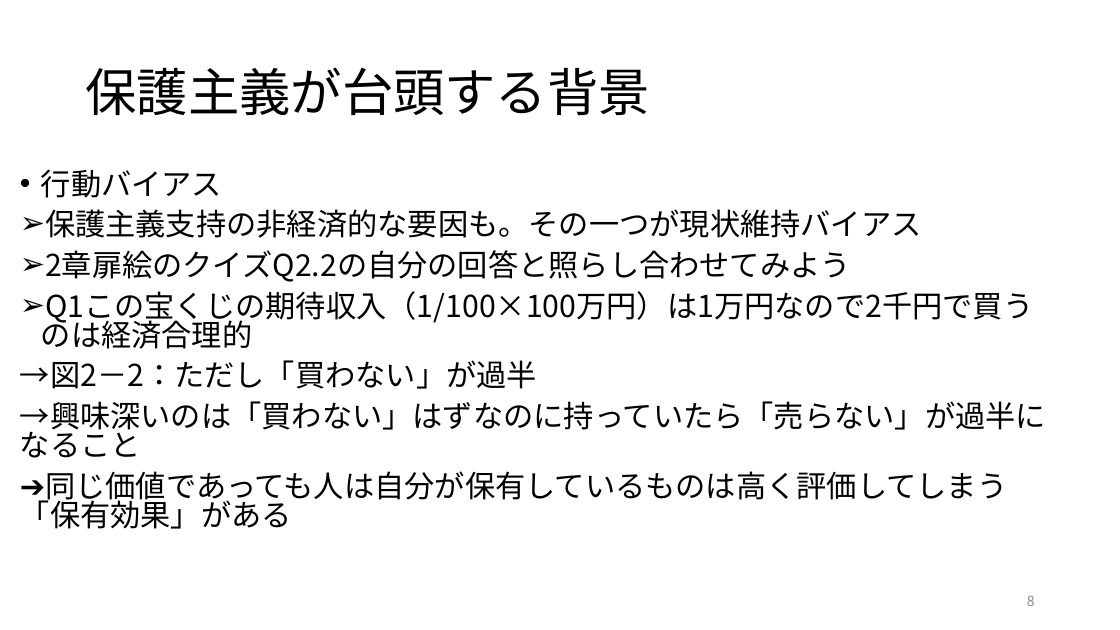
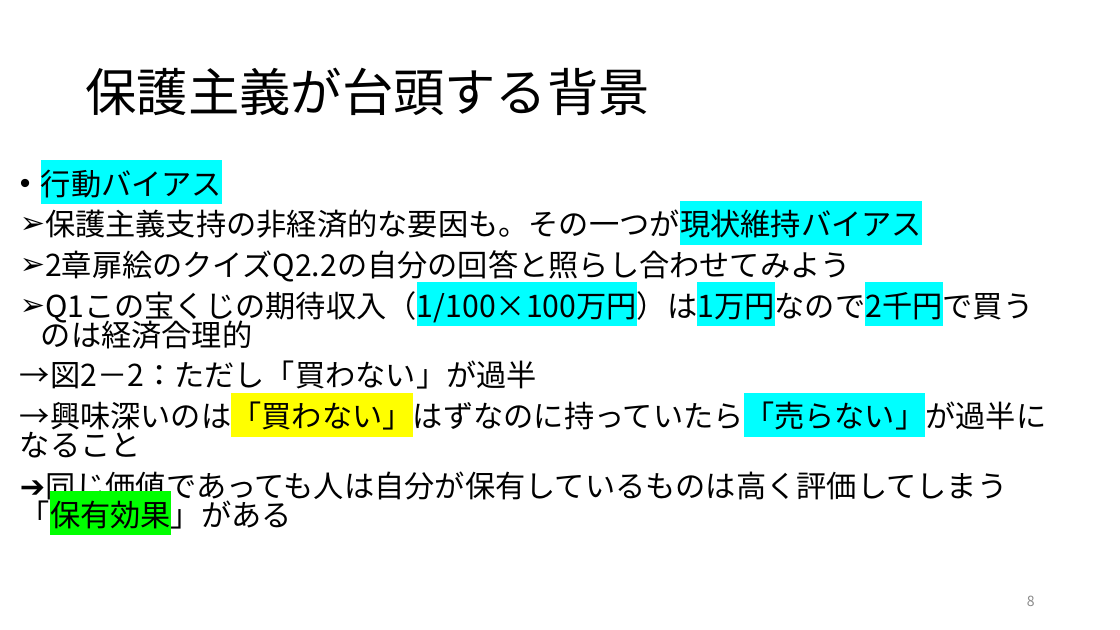
Before and after one commit to ayumu-tanaka/mof2026, a slide deck: slide 8 of slides/02.pptx. Drawn at 1120x630 pixels with LibreOffice and Linux fonts; fonts in the diff are those of the drawing. Boxes give left, top, right and bottom in pixels: in the first picture for what was removed or moved away, otherwise in the second. Text is boxed around its words. In the diff, an @@ line names an element or a change of style, - is before the commit and + after.

```diff
--- a/slides/02.pptx
+++ b/slides/02.pptx
@@ text at bbox=[20, 169, 1047, 534]: highlight none to #00FFFF in "行動バイアス", "保護主義支持の非経済的な要因も。その一つが現状維持バイアス", "Q1この宝くじの期待収入（1/100×100万円）は1万円なので2千円で買うのは経済合理的", "→興味深いのは「買わない」はずなのに持っていたら「売らない」が過半になること"; highlight none to #FFFF00 in "→興味深いのは「買わない」はずなのに持っていたら「売らない」が過半になること"; highlight none to #00FF00 in "➔同じ価値であっても人は自分が保有しているものは高く評価してしまう「保有効果」がある" @@
```
Also in this commit, not shown: 5 other slides changed, 1 other file.
